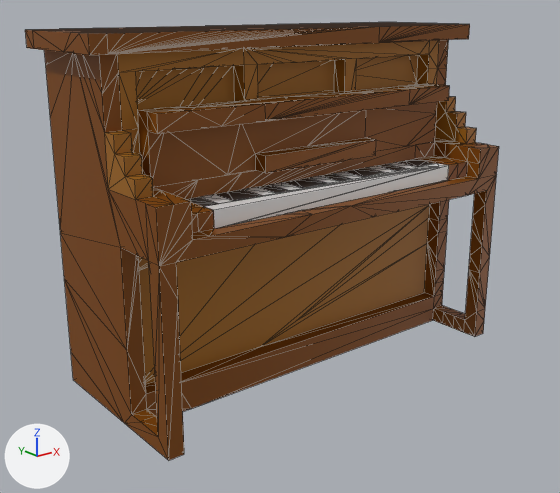
An edit to the glTF model Assets/Voxel/Inters/Music/Piano.gltf, drawn before and after from the same camera.
Camera for both pictures: a 50 mm camera at (-17.1, -32.2, 23.4) aimed at (11.8, 3.9, 9.0). Every picture has the same lights, and +X, +Y and +Z are marked at lower left. The picture after the commit comes second. Mesh edges are drawn as thin lines. Where no turn or scale is listed for an object, it has been applied to the vertices.

In view in the first picture: 'Piano', 'Piano.Keys', 'Piano.Lid'.
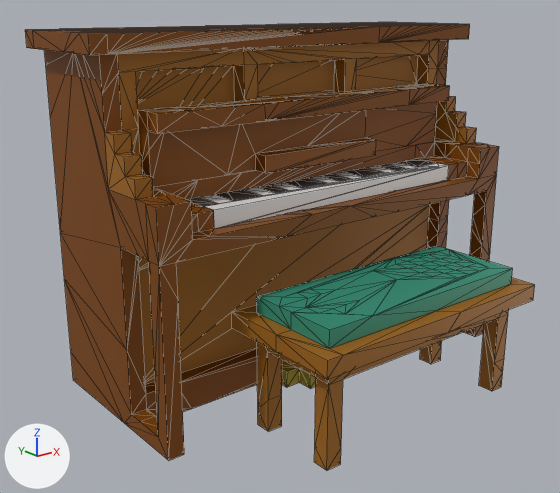
Where the change shows, as pixel boxes [x1, y1, x2, y2] in the pictures (560 x 493 px):
'Piano.Stool', added: after [232, 246, 535, 470]
'Piano.Pedals', added (brown): after [282, 360, 316, 389]

The change, as a list of edits to the scene's bpy script:
```text
Add me_mesh_4:
    me_mesh_4.from_pydata(...)  # 158 vertices, 312 faces; spans x 6.0..23.0, y -7.0..1.0, z 0.0..8.0
    me_mesh_4.materials.append(mat_material_1)
Add me_mesh_3:
    me_mesh_3.from_pydata(...)  # 69 vertices, 126 faces; spans x 10.0..19.0, y 0.0..4.0, z 1.0..2.0
    me_mesh_3.materials.append(mat_material_1)
Add ob_piano_stool:
    ob_piano_stool = bpy.data.objects.new('Piano.Stool', me_mesh_4)
    ob_piano_stool.location = (0.0, 0.0, 0.0)
Add ob_piano_pedals:
    ob_piano_pedals = bpy.data.objects.new('Piano.Pedals', me_mesh_3)
    ob_piano_pedals.location = (0.0, 0.0, 0.0)
```
